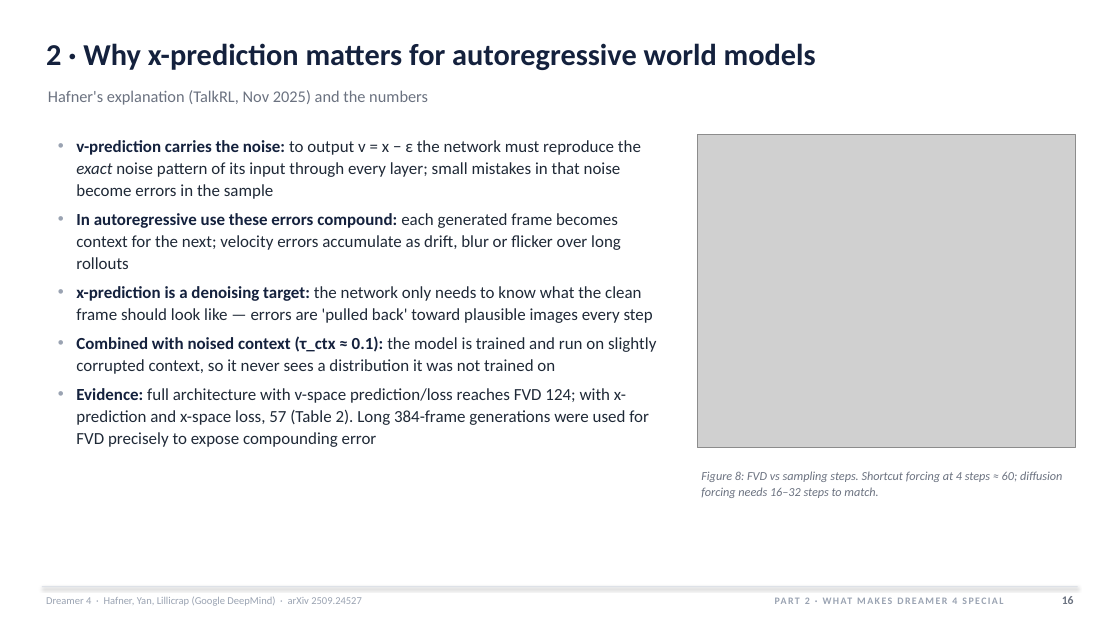
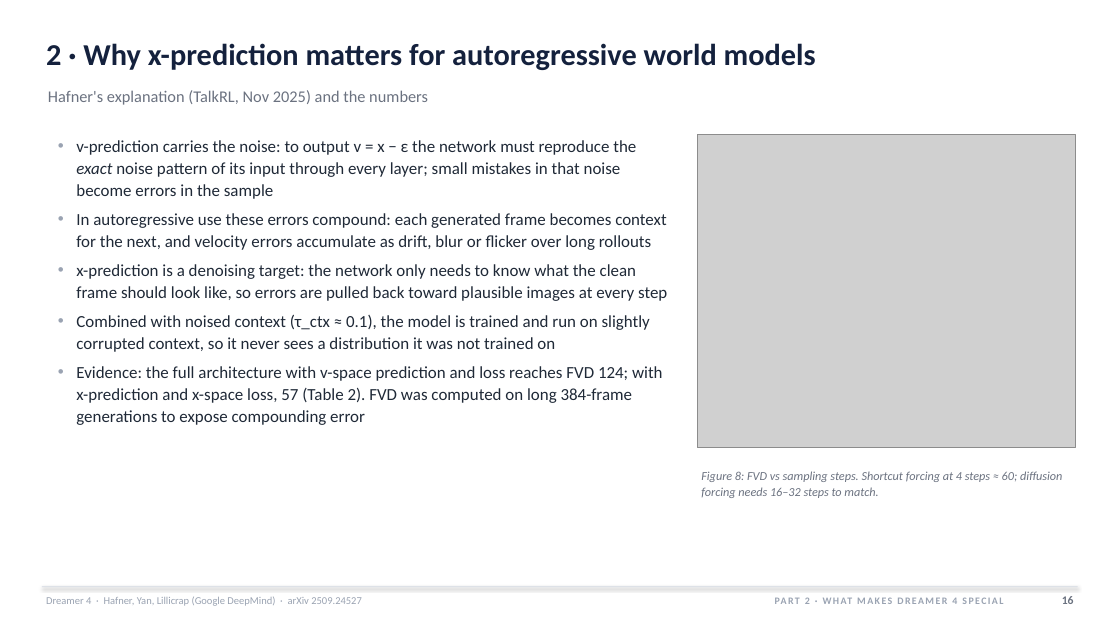
Before and after one commit to HarmannBitte/Dreamer-4, a slide deck: slide 16 of presentation/Dreamer4_Final.pptx. Drawn at 1120x630 pixels with LibreOffice and Linux fonts; fonts in the diff are those of the drawing; grey boxes stand for pictures. Boxes give left, top, right and bottom in pixels: in the first picture for what was removed or moved away, otherwise in the second. Text is boxed around its words. In the diff, an @@ line names an element or a change of style, - is before the commit and + after.

Commit message:
Humanizer text pass over both decks (blader/humanizer v3); new slides: Algorithm 1 in full (eqs. 5-11); deep dive v7 (52 slides), final talk v2 (45 slides); v6 + final v1 renders archived in versions/

```diff
--- a/presentation/Dreamer4_Final.pptx
+++ b/presentation/Dreamer4_Final.pptx
@@ text at (x1=76, y1=140, x2=636, y2=199): text colour #14213D to #1F2937, bold off in "v-prediction carries the noise:" @@
@@ text at (x1=76, y1=213, x2=667, y2=425): text changed @@
-• In autoregressive use these errors compound: each generated frame becomes context for the next; velocity errors accumulate as drift, blur or flicker over long rollouts
-• x-prediction is a denoising target: the network only needs to know what the clean frame should look like — errors are 'pulled back' toward plausible images every step
-• Combined with noised context (τ_ctx ≈ 0.1): the model is trained and run on slightly corrupted context, so it never sees a distribution it was not trained on
-• Evidence: full architecture with v-space prediction/loss reaches FVD 124; with x-prediction and x-space loss, 57 (Table 2). Long 384-frame generations were used for FVD precisely to expose compounding error
+• In autoregressive use these errors compound: each generated frame becomes context for the next, and velocity errors accumulate as drift, blur or flicker over long rollouts
+• x-prediction is a denoising target: the network only needs to know what the clean frame should look like, so errors are pulled back toward plausible images at every step
+• Combined with noised context (τ_ctx ≈ 0.1), the model is trained and run on slightly corrupted context, so it never sees a distribution it was not trained on
+• Evidence: the full architecture with v-space prediction and loss reaches FVD 124; with x-prediction and x-space loss, 57 (Table 2). FVD was computed on long 384-frame generations to expose compounding error
```
Also in this commit, not shown: 37 other slides changed, 2 slides added, 18 other files.
